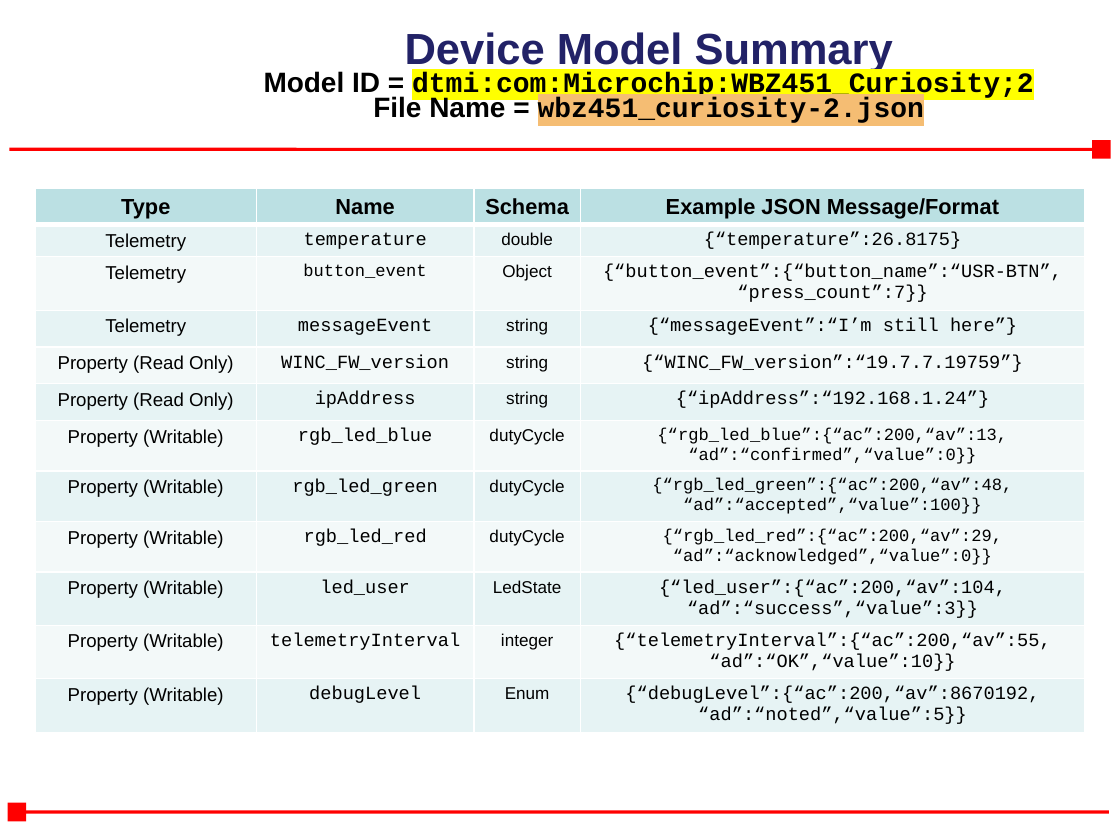
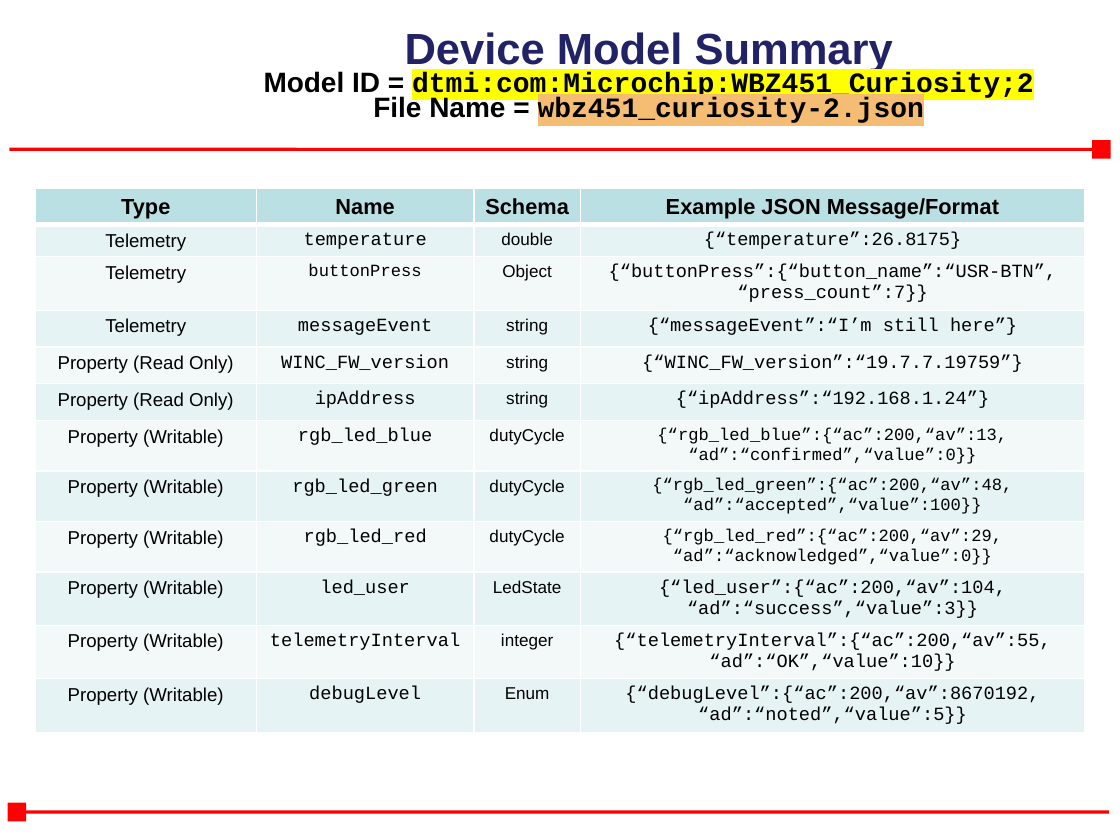
Before and after one commit to MicrochipTech/AzureDemo_WBZ451, a slide deck: slide 1 of device_model/wbz451_curiosity-2.pptx. Drawn at 1120x840 pixels with LibreOffice and Linux fonts; fonts in the diff are those of the drawing; background and template pictures are left out. Boxes give left, top, right and bottom in pixels: in the first picture for what was removed or moved away, otherwise in the second. Text is boxed around its words. In the diff, an @@ line names an element or a change of style, - is before the commit and + after.

Commit message:
Update device model

```diff
--- a/device_model/wbz451_curiosity-2.pptx
+++ b/device_model/wbz451_curiosity-2.pptx
@@ table at [35,189,1084,752] @@
-row 3, column 2: button_event
+row 3, column 2: buttonPress
-row 3, column 4: {“button_event”:{“button_name”:“USR-BTN”, “press_count”:7}}
+row 3, column 4: {“buttonPress”:{“button_name”:“USR-BTN”, “press_count”:7}}
```
Also in this commit, not shown: 4 other files.
